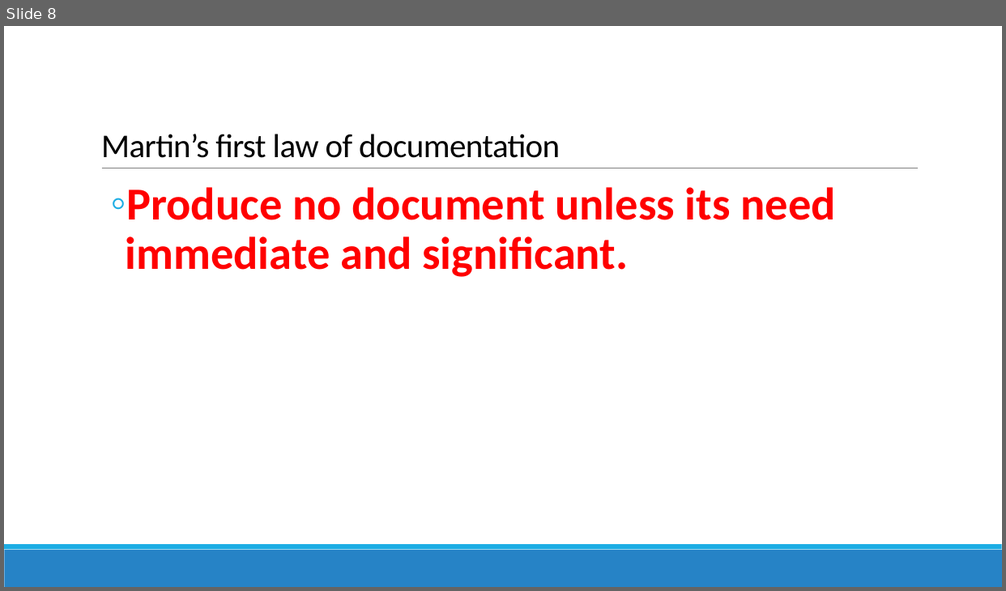
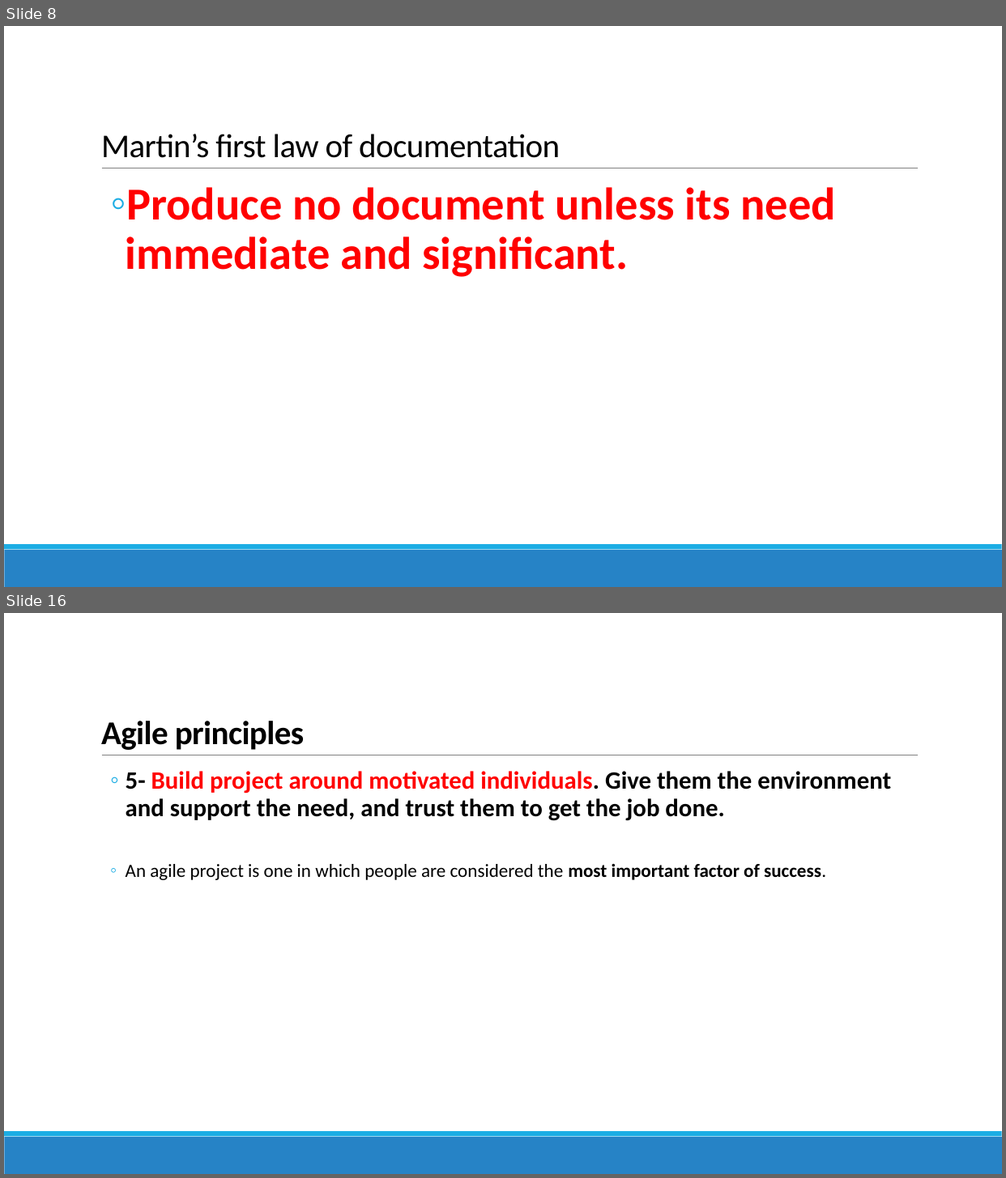
Before and after one commit to reza-arjmandi/Agile-Software-Development-Course, a slide deck: Agile Development.pptx. Shown one above the other, each under a label of ours: slide 8 before the commit, slides 8 and 16 after it; the slides between them are not shown. The pictures are 1006x591 and 1006x1178 pixels, drawn with LibreOffice and Linux fonts; fonts in the diff are those of the drawing. Boxes give left, top, right and bottom in pixels: in the first picture for what was removed or moved away, otherwise in the second. Text is boxed around its words. In the diff, an @@ line names an element or a change of style, - is before the commit and + after.

Commit message:
update Agile Development ppt file

```diff
--- a/Agile Development.pptx
+++ b/Agile Development.pptx
@@ slide 16 added at bbox=[4, 613, 1002, 1174], background #FFFFFF; not listed: 3 template elements that a slide beside it also shows @@
@@ title added at bbox=[101, 721, 304, 750], 32 pt, text #000000, bold @@
+Agile principles
@@ text added at bbox=[126, 771, 891, 880], 24 pt, text #000000, bold @@
+  ◦ 5- Build project around motivated individuals. Give them the environment and support the need, and trust them to get the job done.
+  ◦ An agile project is one in which people are considered the most important factor of success.
```
Also in this commit, not shown: 14 other slides added.
